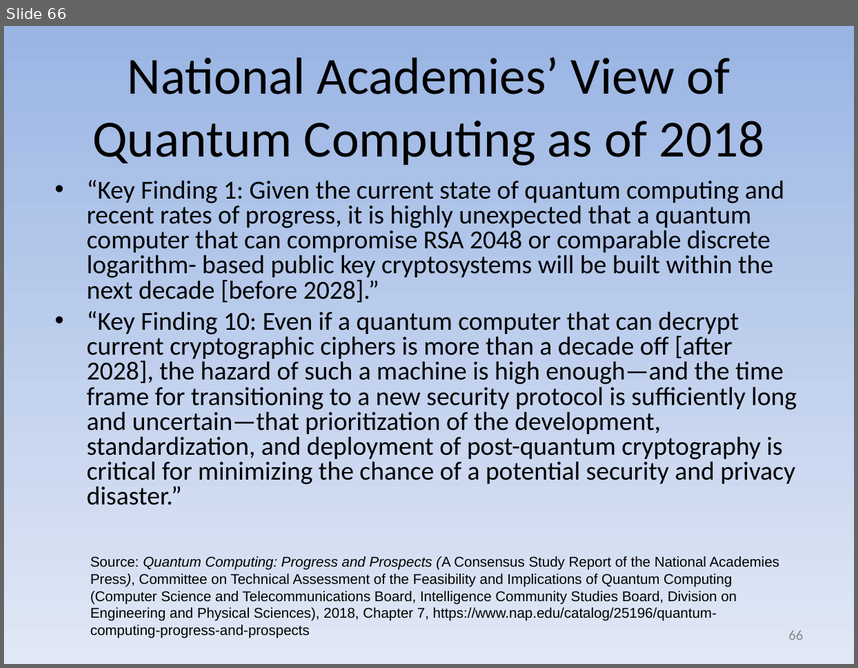
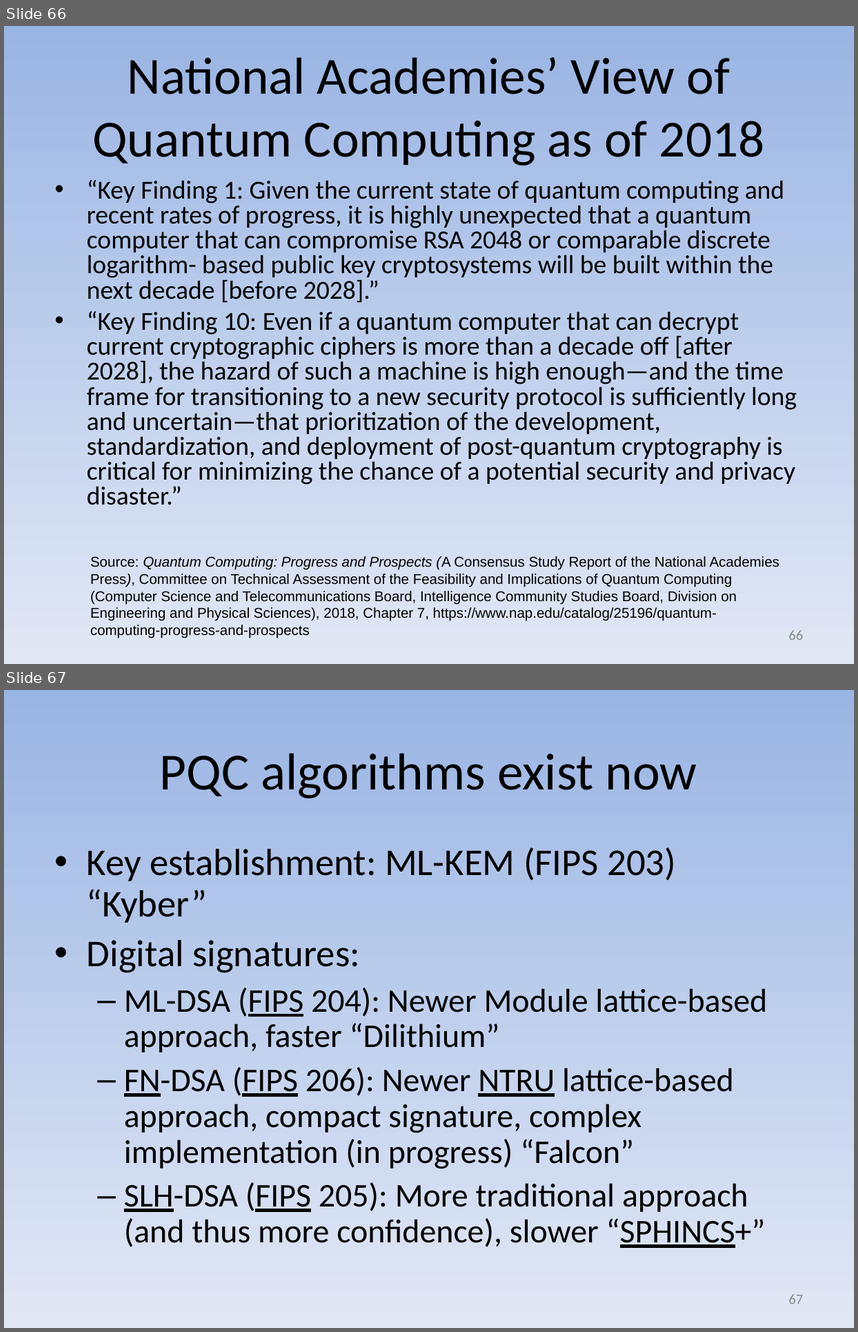
Before and after one commit to david-a-wheeler/david-a-wheeler.github.io, a slide deck: secure-class/presentations/Secure-Software-7-Cryptography.ppt. Shown one above the other, each under a label of ours: slide 66 before the commit, slides 66 and 67 after it. The pictures are 858x668 and 858x1332 pixels, drawn with LibreOffice and Linux fonts; fonts in the diff are those of the drawing. Boxes give left, top, right and bottom in pixels: in the first picture for what was removed or moved away, otherwise in the second. Text is boxed around its words. In the diff, an @@ line names an element or a change of style, - is before the commit and + after.

```diff
--- a/secure-class/presentations/Secure-Software-7-Cryptography.ppt
+++ b/secure-class/presentations/Secure-Software-7-Cryptography.ppt
@@ slide 67 added at box(4, 690, 854, 1328), background gradient #9AB5E4 to #E1E8F5 @@
@@ title added at box(160, 753, 697, 798), 44 pt, text #000000 @@
+PQC algorithms exist now
@@ text added at box(87, 847, 767, 1248), 28 pt, text #000000 @@
+• Key establishment: ML-KEM (FIPS 203) “Kyber”
+• Digital signatures:
+  – ML-DSA (FIPS 204): Newer Module lattice-based approach, faster “Dilithium”
+  – FN-DSA (FIPS 206): Newer NTRU lattice-based approach, compact signature, complex implementation (in progress) “Falcon”
+  – SLH-DSA (FIPS 205): More traditional approach (and thus more confidence), slower “SPHINCS+”
@@ page number added at box(789, 1294, 803, 1303), 12 pt, text #898989 @@
+67
```
Also in this commit, not shown: 9 slides changed, 2 other slides added, 1 other file.
